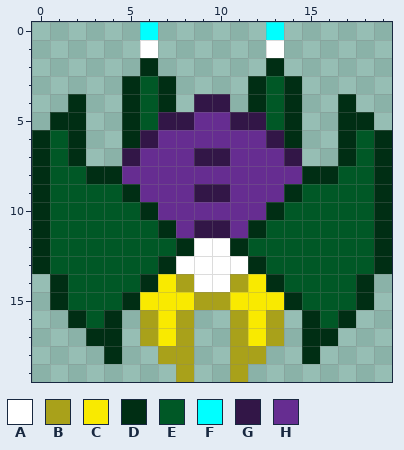
A pixel-art sprite gets an edit: Project/CSCI342-GroupProject/app/src/main/res/drawable/enemy_vertical.png. That is the earlier state.
The file is 80x80 pixels, drawn in blocks of 4x4; one block is one cell here.
Palette (. is transparent): A #ffffff  B #a9a11a  C #f9ea00  D #002e14  E #005826  F #00ffff  G #321647  H #662d91
Once edited:
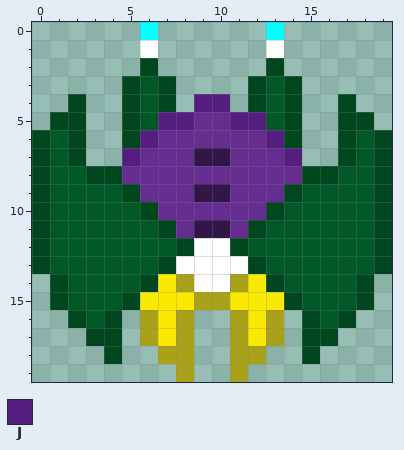
Colours new in this view: J #541e7f
Changes in this commit:
colour D: #002e14 -> #00471f
y 4: x 9..10 GG -> JJ
y 5: x 7..8 GG -> JJ; x 11..12 GG -> JJ
y 6: x 6 G -> J; x 13 G -> J
y 7: x 5 G -> J; x 14 G -> J
Changed places in both pictures, as pixel boxes (x1, y1, x2, y2):
changed: (32, 58, 392, 364)
